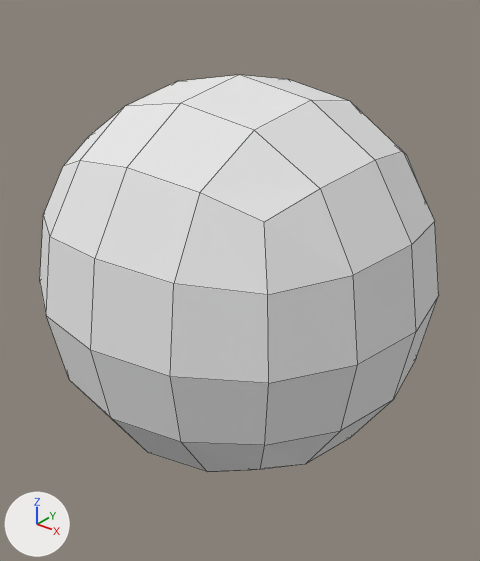
What one commit did to the Blender file Assets/World/Skybox/skybox.blend.
The view is the same before and after, from a camera (50 mm lens) standing at (417.0, -520.0, 312.0) and looking at (3.0, -3.0, -9.0). The lights are fixed; the arrows at lower left show +X, +Y and +Z. Mesh edges are drawn as thin lines.

The scene before the commit, as lines of its bpy script (objects in view):
```python
me_cube = bpy.data.meshes.new('Cube')
me_cube.from_pydata(...)  # a box spanning x -250.0..250.0, y -250.0..250.0, z -250.0..250.0
me_cube.materials.append(mat_material)  # its picture is missing
ob_cube = bpy.data.objects.new('Cube', me_cube)
ob_cube.location = (0.0, 0.0, 0.0)
ob_cube.rotation_euler = (1.571, 0.0, 0.0)  # degrees (90, 0, 0)
_m = ob_cube.modifiers.new('Subsurf', 'SUBSURF')
_m.levels = 5
```
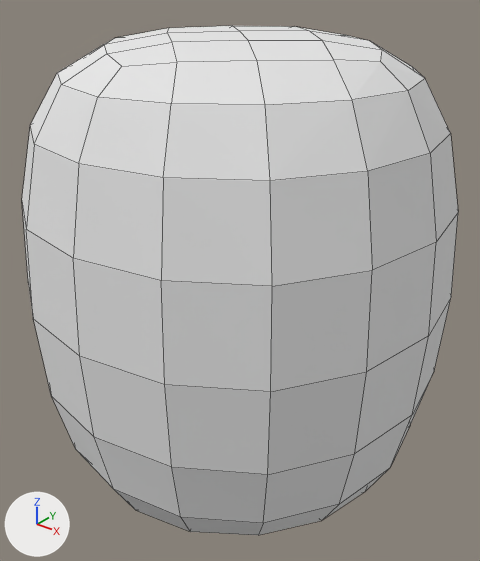
What differs and where, as boxes [x1, y1, x2, y2] in the pictures (480 x 561 px):
'Cube', reshaped (9% wider, 28% taller)
    before: [40, 75, 439, 472]
    after: [22, 26, 458, 535]
part 1 of me_cube, built on
    before: [64, 75, 403, 222]
    after: [30, 26, 450, 535]

Edits to the bpy script that builds the scene:
```text
Change me_cube:
    used by ob_cube; location = (0.0, 0.0, 0.0); rotation_euler = (1.571, 0.0, 0.0), in degrees (90, 0, 0)
    remove me_cube.from_pydata(...)  # 8 vertices, 6 faces; spans x -250.0..250.0, y -250.0..250.0, z -250.0..250.0
    add me_cube.from_pydata(...)  # 10 vertices, 12 faces; spans x -250.0..250.0, y -250.0..250.0, z -250.0..250.0
    me_cube part 1
    2 faces are deleted
    2 vertices are added at (0.0, -250.0, 0.0), (0.0, 250.0, 0.0)
    8 new faces join them
```
